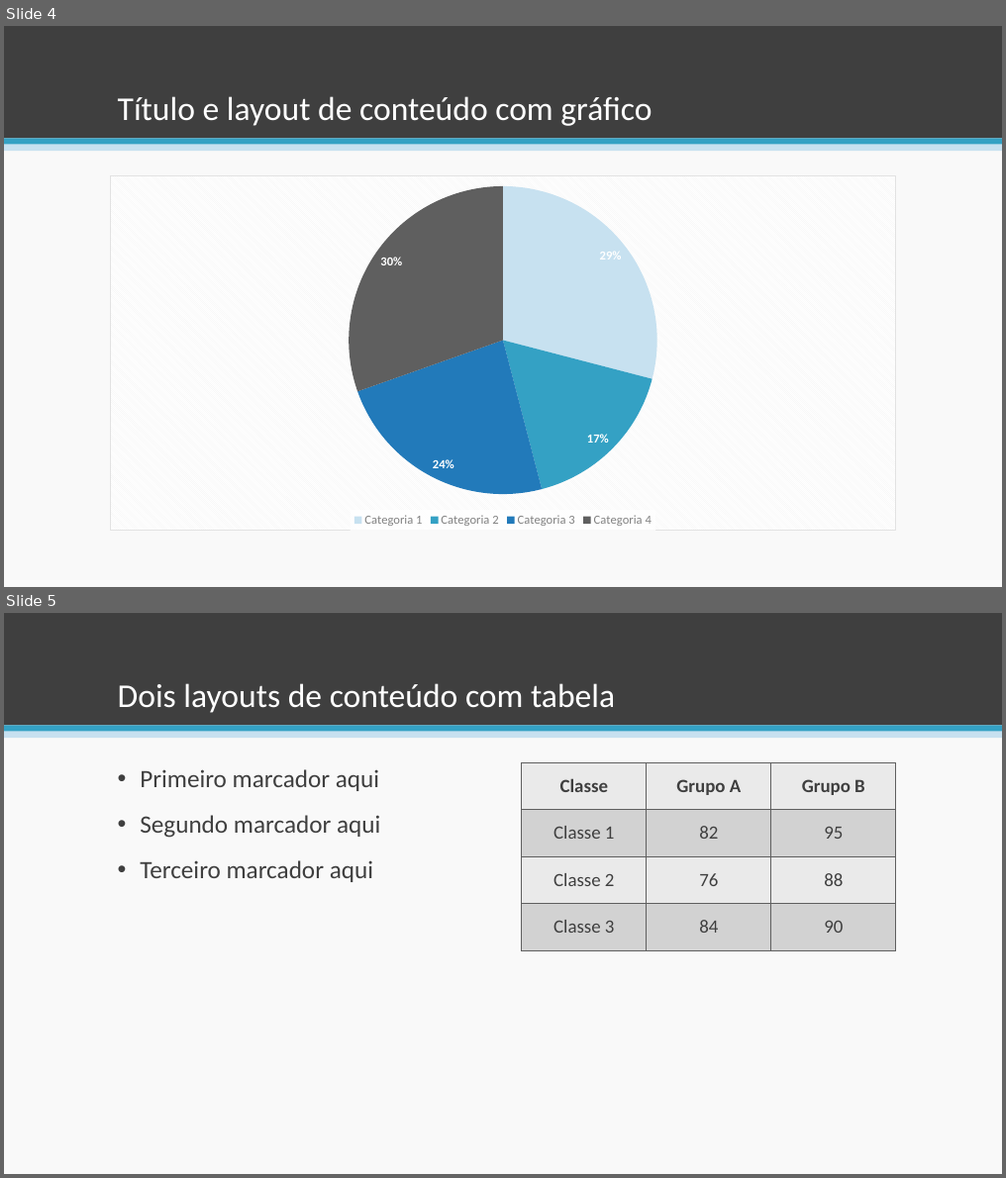
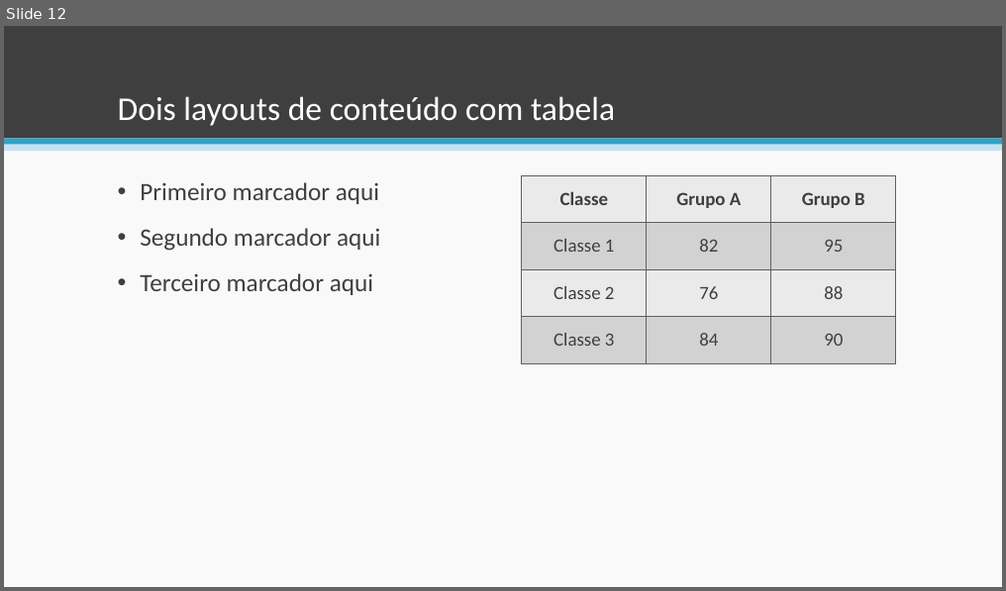
Before and after one commit to esteves-esta/TechHumi, a slide deck: documentacao/PowerPoint.pptx. Shown one above the other, each under a label of ours: slides 4 and 5 before the commit, slide 12 after it. The pictures are 1006x1178 and 1006x591 pixels, drawn with LibreOffice and Linux fonts; fonts in the diff are those of the drawing. Boxes give left, top, right and bottom in pixels: in the first picture for what was removed or moved away, otherwise in the second. Text is boxed around its words. In the diff, an @@ line names an element or a change of style, - is before the commit and + after.

```diff
--- a/documentacao/PowerPoint.pptx
+++ b/documentacao/PowerPoint.pptx
@@ slide 4 removed at <box>4,26,1002,587</box>, background #F9F9F9; not listed: 3 template elements that a slide beside it also shows @@
@@ title removed at <box>118,96,651,126</box> @@
-Título e layout de conteúdo com gráfico
@@ pie chart removed at <box>110,175,896,531</box> @@
-categories: Categoria 1, Categoria 2, Categoria 3, Categoria 4
-Series 1: 29, 17, 24, 30
-Series 2: 21, 39, 16, 25
-Series 3: 17, 17, 25, 42
@@ what was slide 5 is now slide 12 @@
```
Also in this commit, not shown: 2 slides changed, 9 slides added, 2 other slides removed.
